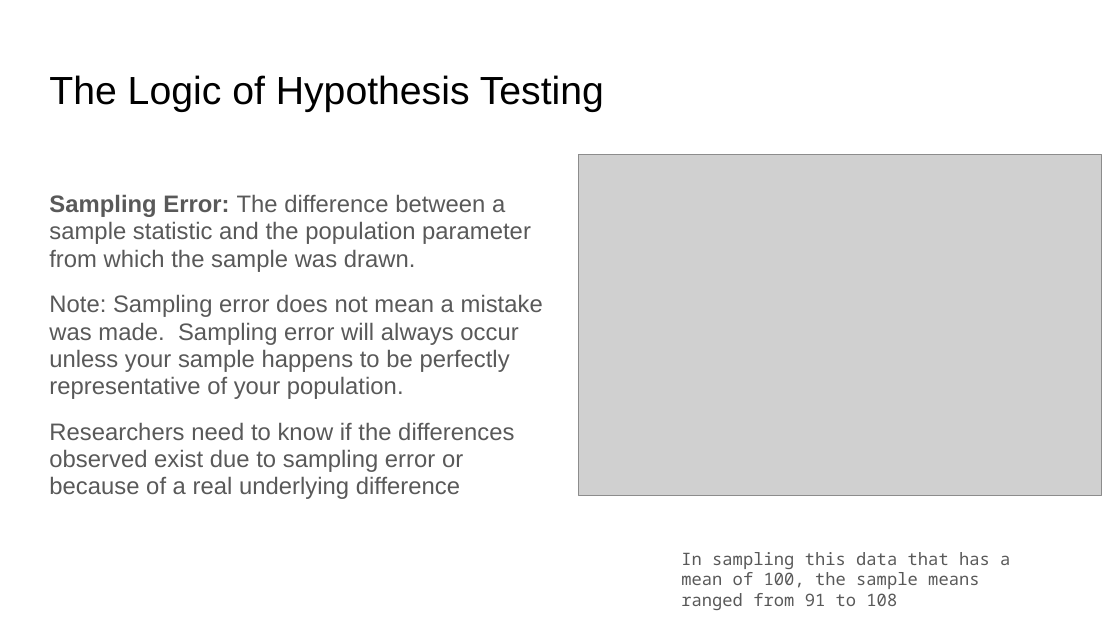
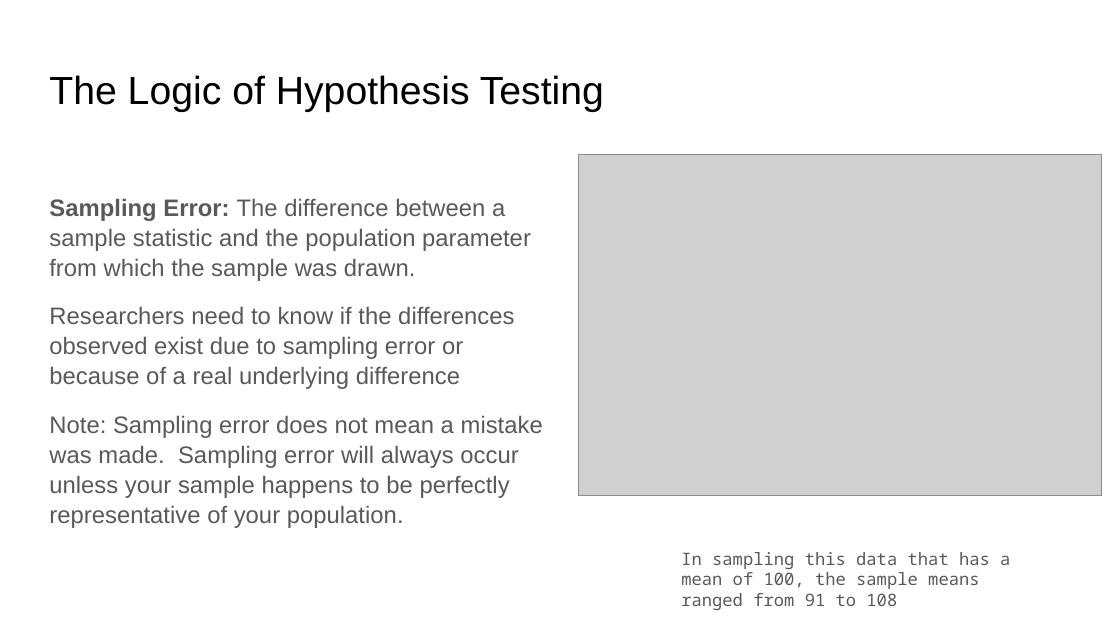
Before and after one commit to rjwrobel86/Python4Statistics, a slide deck: slide 8 of Stuff For Class/Slides/Hypothesis Testing.pptx (slide 3 before the commit). Drawn at 1120x630 pixels with LibreOffice and Linux fonts; fonts in the diff are those of the drawing; grey boxes stand for pictures. Boxes give left, top, right and bottom in pixels: in the first picture for what was removed or moved away, otherwise in the second. Text is boxed around its words. In the diff, an @@ line names an element or a change of style, - is before the commit and + after.

```diff
--- a/Stuff For Class/Slides/Hypothesis Testing.pptx
+++ b/Stuff For Class/Slides/Hypothesis Testing.pptx
@@ text at [49, 198, 543, 528]: line spacing 0.95 to 1.05; more space between paragraphs @@
@@ text at [49, 306, 514, 389]: paragraph added @@
+Researchers need to know if the differences observed exist due to sampling error or because of a real underlying difference
@@ text at [49, 422, 514, 499]: paragraph removed @@
-Researchers need to know if the differences observed exist due to sampling error or because of a real underlying difference
```
Also in this commit, not shown: 12 other slides changed, 19 slides added, 11 slides removed, 32 other files.
